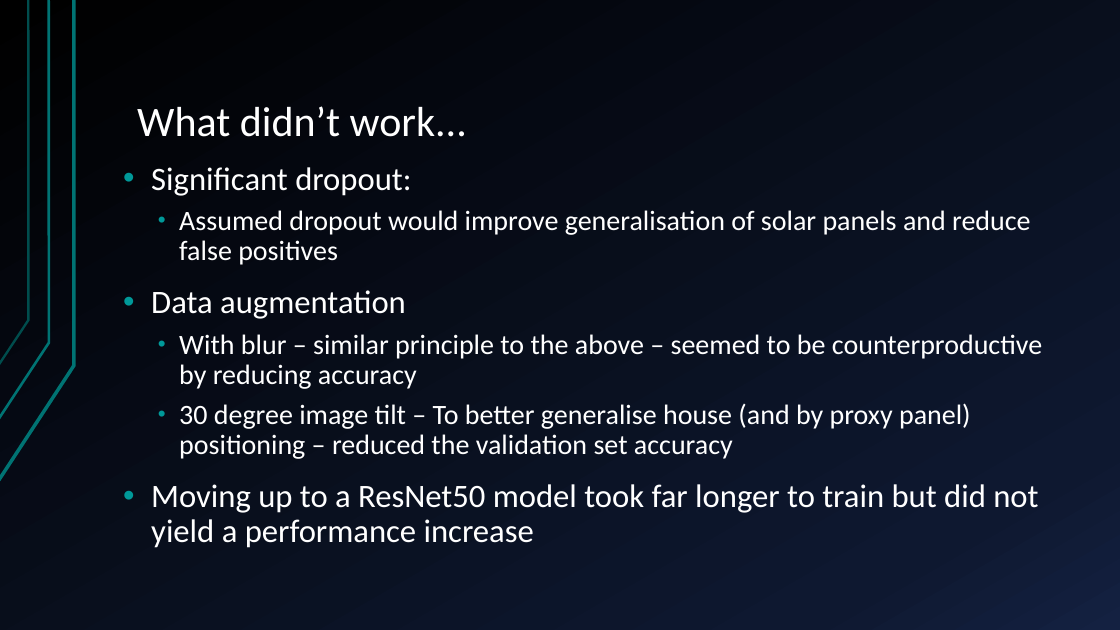
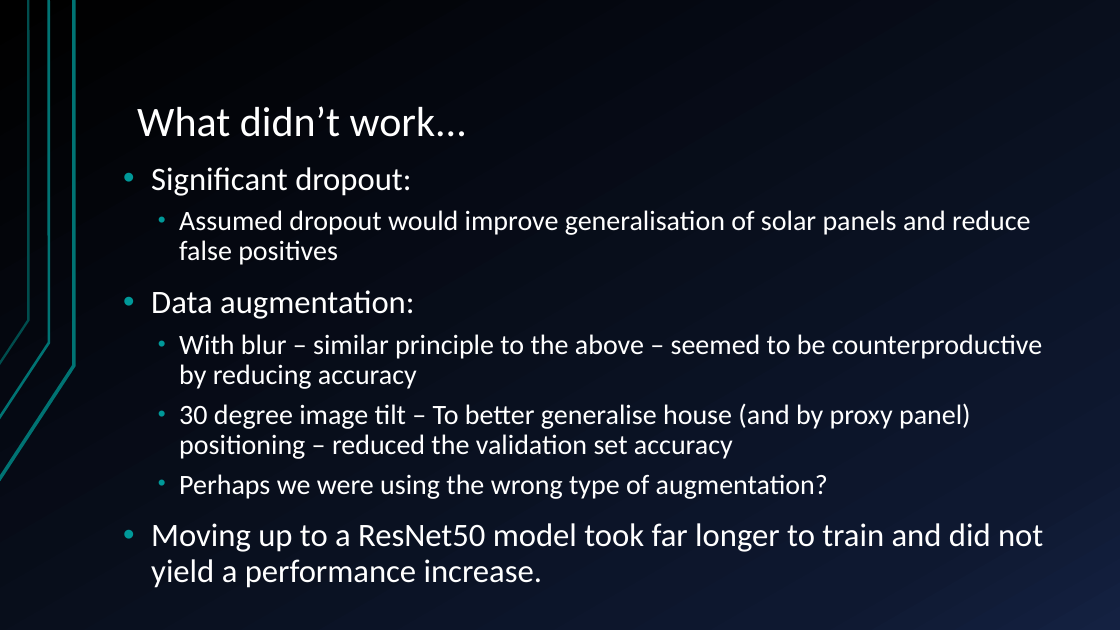
Before and after one commit to sofiary/teamunicornn, a slide deck: slide 22 of Western Power Hack-a-Gig Presentation.pptx (slide 20 before the commit). Drawn at 1120x630 pixels with LibreOffice and Linux fonts; fonts in the diff are those of the drawing. Boxes give left, top, right and bottom in pixels: in the first picture for what was removed or moved away, otherwise in the second. Text is boxed around its words. In the diff, an @@ line names an element or a change of style, - is before the commit and + after.

```diff
--- a/Western Power Hack-a-Gig Presentation.pptx
+++ b/Western Power Hack-a-Gig Presentation.pptx
@@ text at [151,290,414,319]: text changed @@
-• Data augmentation
+• Data augmentation:
@@ text at [151,474,1043,588]: text changed @@
-• Moving up to a ResNet50 model took far longer to train but did not yield a performance increase
+  • Perhaps we were using the wrong type of augmentation?
+• Moving up to a ResNet50 model took far longer to train and did not yield a performance increase.
```
Also in this commit, not shown: 5 other slides changed, 2 slides added.
